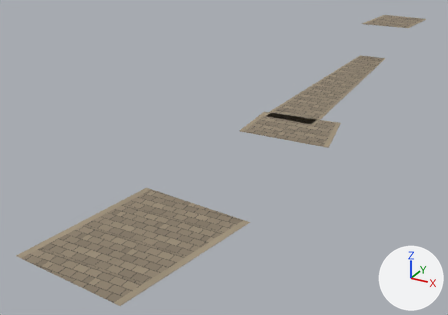
The glTF model art-source/valoria/production/road-family-v1/RoadFamilyV1.glb as it was, and as the next commit left it.
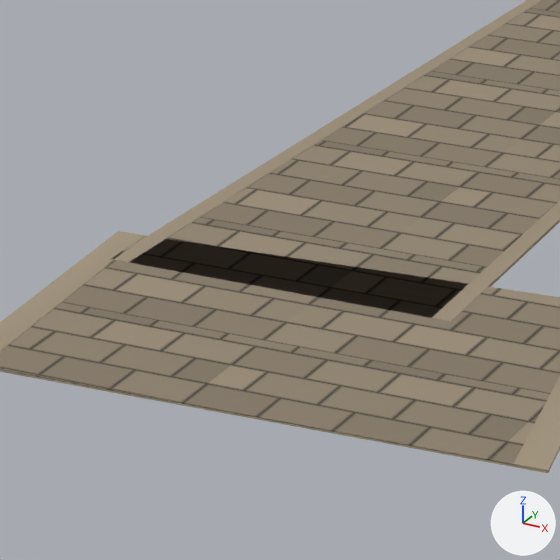
Old and new are each drawn whole from a 50 mm camera at (19.98, -52.5, 19.17) aimed at (-6.18, -4.93, -4.61) and again close up on the part from 55% to 74% of the width and 24% to 51% of the height. The lights are fixed; the arrows at lower right show +X, +Y and +Z. The older version's two pictures come first. Vertices at exactly the same position are counted once.

Objects in the first close-up: 'GateThreshold', 'MainRoad'.
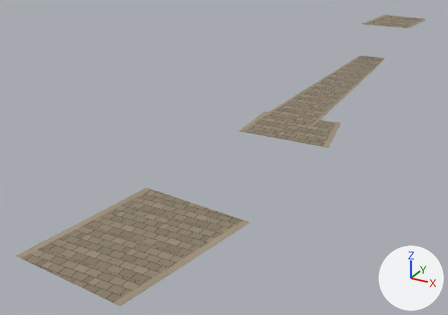
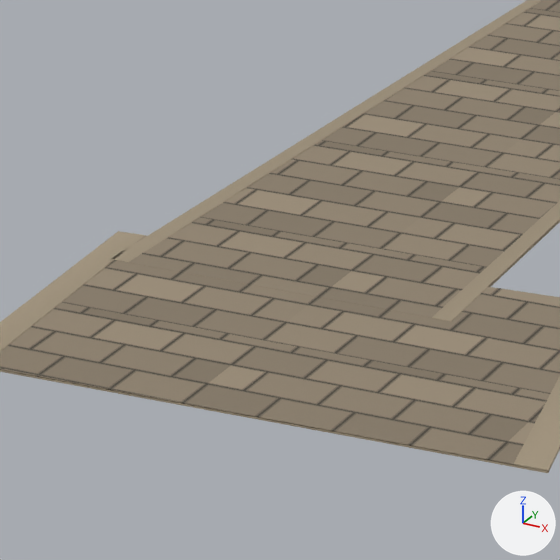
Commit message: Persist isolated editable family source: valoria-road-family-v1-source-03

Changed parts and their boxes (x1, y1, x2, y2) in the close-ups (560 x 560 px):
'GateThreshold', reshaped: before (0, 231, 560, 473); after (0, 229, 560, 473)
part 1 of me_gatethreshold_core_authored, added (brown): after (116, 235, 471, 317)

The change, as a list of edits to the scene's bpy script:
```text
Change me_gatethreshold_core_authored:
    used by ob_gatethreshold; location = (0.0, 0.0, 0.0)
    remove me_gatethreshold_core_authored.from_pydata(...)  # 224 vertices, 432 faces; spans x -2.96..5.25, y -8.56..-2.56, z -0.05..0.0
    add me_gatethreshold_core_authored.from_pydata(...)  # 336 vertices, 648 faces; spans x -2.96..5.25, y -8.56..-2.56, z -0.05..0.0
    me_gatethreshold_core_authored part 1: a new loose piece of 56 vertices spanning x -2.78..2.36, y -4.17..-2.6, z -0.01..0.0, in mat_eldoria_road_paving
    other edits to the shape of me_gatethreshold_core_authored do not show in these pictures
```
